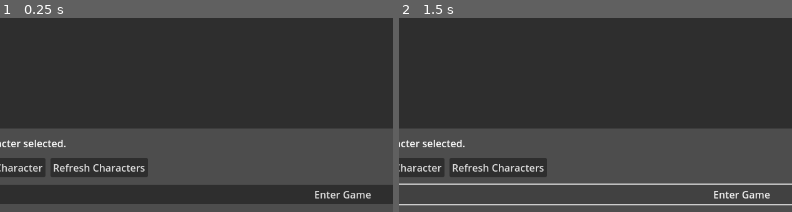
Above: before the commit, frames 1-2 (left to right).
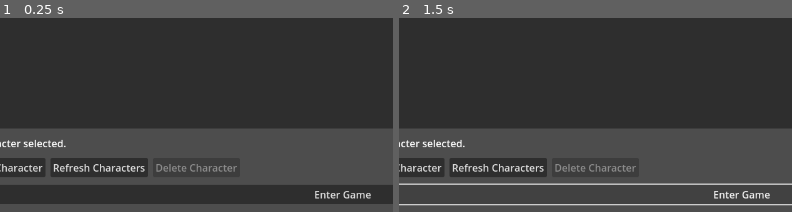
Above: after the commit, the same moments.

Repository: ademastrie/rpg_prototype
Game: Godot game, scene res://scenes/client/login_character_select.tscn
The game is run twice, just before and just after one commit, with the same random seed, the same clock (stepped at 60 frames per second) and the same inputs. This scene is started directly instead of the project's main scene.
Inputs (mouse positions are % of the whole screen's width and height, from its top left):
- Up to frame 1 (0.25 s): no input
- Up to frame 2 (1.5 s): click (50, 15) at 0.52 s; type "12" at 0.6 s; click (50, 27) at 0.75 s; type "12" at 0.83 s; click "Enter Game" at 1.25 s
The pictures show only the part of the screen within x 6-56%, y 50-100%; the shares and areas given below are measured in that part.

The runs differ from the first frame. In frame 1, 0.3% of the frame differs, in the area x 39-61%, y 75-80%; in frame 2, 0.3%.

Commit message:
Add delete character flow

Diff:
--- a/godot/scenes/client/login_character_select.tscn
+++ b/godot/scenes/client/login_character_select.tscn
@@ -103,6 +103,12 @@
 layout_mode = 2
 text = "Refresh Characters"
 
+[node name="DeleteCharacterButton" type="Button" parent="RootMargin/RootLayout/CharacterButtons"]
+unique_name_in_owner = true
+layout_mode = 2
+disabled = true
+text = "Delete Character"
+
 [node name="EnterGameButton" type="Button" parent="RootMargin/RootLayout"]
 unique_name_in_owner = true
 layout_mode = 2
@@ -161,3 +167,46 @@
 unique_name_in_owner = true
 layout_mode = 2
 text = "Cancel"
+
+[node name="DeleteCharacterWindow" type="Window" parent="."]
+unique_name_in_owner = true
+title = "Delete Character"
+initial_position = 1
+size = Vector2i(380, 170)
+visible = false
+
+[node name="DeleteCharacterMargin" type="MarginContainer" parent="DeleteCharacterWindow"]
+layout_mode = 1
+anchors_preset = 15
+anchor_right = 1.0
+anchor_bottom = 1.0
+grow_horizontal = 2
+grow_vertical = 2
+theme_override_constants/margin_left = 18
+theme_override_constants/margin_top = 18
+theme_override_constants/margin_right = 18
+theme_override_constants/margin_bottom = 18
+
+[node name="DeleteCharacterLayout" type="VBoxContainer" parent="DeleteCharacterWindow/DeleteCharacterMargin"]
+layout_mode = 2
+theme_override_constants/separation = 10
+
+[node name="DeleteCharacterMessageLabel" type="Label" parent="DeleteCharacterWindow/DeleteCharacterMargin/DeleteCharacterLayout"]
+unique_name_in_owner = true
+layout_mode = 2
+autowrap_mode = 3
+text = "Delete selected character?"
+
+[node name="DeleteCharacterButtons" type="HBoxContainer" parent="DeleteCharacterWindow/DeleteCharacterMargin/DeleteCharacterLayout"]
+layout_mode = 2
+theme_override_constants/separation = 8
+
+[node name="ConfirmDeleteCharacterButton" type="Button" parent="DeleteCharacterWindow/DeleteCharacterMargin/DeleteCharacterLayout/DeleteCharacterButtons"]
+unique_name_in_owner = true
+layout_mode = 2
+text = "Delete"
+
+[node name="CancelDeleteCharacterButton" type="Button" parent="DeleteCharacterWindow/DeleteCharacterMargin/DeleteCharacterLayout/DeleteCharacterButtons"]
+unique_name_in_owner = true
+layout_mode = 2
+text = "Cancel"
--- a/godot/scripts/backend_api_client.gd
+++ b/godot/scripts/backend_api_client.gd
@@ -59,6 +59,15 @@
 		"/characters",
 		HTTPClient.METHOD_POST,
 		{"name": name, "starter_ability_key": starter_ability_key},
+		access_token
+	)
+
+
+func delete_character(access_token: String, character_id: int) -> int:
+	return _queue_json_request(
+		"/characters/%s" % character_id,
+		HTTPClient.METHOD_DELETE,
+		{},
 		access_token
 	)
 
--- a/godot/scripts/client/login_character_select.gd
+++ b/godot/scripts/client/login_character_select.gd
@@ -11,6 +11,9 @@
 @onready var create_character_window: Window = %CreateCharacterWindow
 @onready var character_name_edit: LineEdit = %CharacterNameEdit
 @onready var starter_ability_option: OptionButton = %StarterAbilityOption
+@onready var delete_character_button: Button = %DeleteCharacterButton
+@onready var delete_character_window: Window = %DeleteCharacterWindow
+@onready var delete_character_message_label: Label = %DeleteCharacterMessageLabel
 
 const LOGIN_SETTINGS_PATH := "user://prototype_login.cfg"
 const LOGIN_SETTINGS_SECTION := "login"
@@ -32,9 +35,13 @@
 	%ConfirmCreateCharacterButton.pressed.connect(_on_confirm_create_character_pressed)
 	%CancelCreateCharacterButton.pressed.connect(_on_cancel_create_character_pressed)
 	%RefreshCharactersButton.pressed.connect(_on_refresh_characters_pressed)
+	%DeleteCharacterButton.pressed.connect(_on_delete_character_pressed)
+	%ConfirmDeleteCharacterButton.pressed.connect(_on_confirm_delete_character_pressed)
+	%CancelDeleteCharacterButton.pressed.connect(_on_cancel_delete_character_pressed)
 	%EnterGameButton.pressed.connect(_on_enter_game_pressed)
 	character_list.item_selected.connect(_on_character_selected)
 	create_character_window.close_requested.connect(_on_cancel_create_character_pressed)
+	delete_character_window.close_requested.connect(_on_cancel_delete_character_pressed)
 
 	_setup_starter_ability_options()
 	_load_saved_login_email()
@@ -98,6 +105,44 @@
 	_refresh_characters()
 
 
+func _on_delete_character_pressed() -> void:
+	if not _has_token():
+		return
+
+	var character := _selected_character()
+	if character.is_empty():
+		_set_status("Select a character before deleting.")
+		return
+
+	var character_name: String = str(character.get("name", "Unnamed"))
+	delete_character_message_label.text = "Delete %s? This cannot be undone." % character_name
+	delete_character_window.popup_centered()
+
+
+func _on_confirm_delete_character_pressed() -> void:
+	if not _has_token():
+		return
+
+	var character := _selected_character()
+	if character.is_empty():
+		delete_character_window.hide()
+		_set_status("Select a character before deleting.")
+		return
+
+	var character_id := int(character.get("id", 0))
+	if character_id <= 0:
+		delete_character_window.hide()
+		_set_status("Selected character is missing an id.")
+		return
+
+	_track_request(api_client.delete_character(_access_token, character_id), "delete_character")
+	_set_status("Deleting character...")
+
+
+func _on_cancel_delete_character_pressed() -> void:
+	delete_character_window.hide()
+
+
 func _on_enter_game_pressed() -> void:
 	var selected_items := character_list.get_selected_items()
 	if selected_items.is_empty():
@@ -121,7 +166,10 @@
 	if index >= 0 and index < _characters.size():
 		var character := _characters[index]
 		_show_selected_character_info(character)
+		_update_character_actions(true)
 		_set_status("Selected %s." % character.get("name", "character"))
+	else:
+		_clear_selected_character_info()
 
 
 func _on_request_succeeded(request_id: int, _endpoint: String, data: Variant) -> void:
@@ -160,6 +208,10 @@
 			_clear_create_character_fields()
 			_set_status("Character created. Refreshing list...")
 			_refresh_characters()
+		"delete_character":
+			delete_character_window.hide()
+			_set_status("Character deleted. Refreshing list...")
+			_refresh_characters()
 		_:
 			_set_status("Request succeeded.")
 
@@ -224,6 +276,7 @@
 
 func _clear_selected_character_info() -> void:
 	selected_character_info_label.text = "No character selected."
+	_update_character_actions(false)
 
 
 func _clear_create_character_fields() -> void:
@@ -269,3 +322,19 @@
 
 func _set_status(message: String) -> void:
 	status_label.text = message
+
+
+func _selected_character() -> Dictionary:
+	var selected_items := character_list.get_selected_items()
+	if selected_items.is_empty():
+		return {}
+
+	var selected_index := selected_items[0]
+	if selected_index < 0 or selected_index >= _characters.size():
+		return {}
+
+	return _characters[selected_index]
+
+
+func _update_character_actions(has_selected_character: bool) -> void:
+	delete_character_button.disabled = not has_selected_character
Not shown, changed: backend/app/characters/router.py
Not shown, changed: backend/app/characters/schemas.py
Not shown, changed: docs/testing.md
